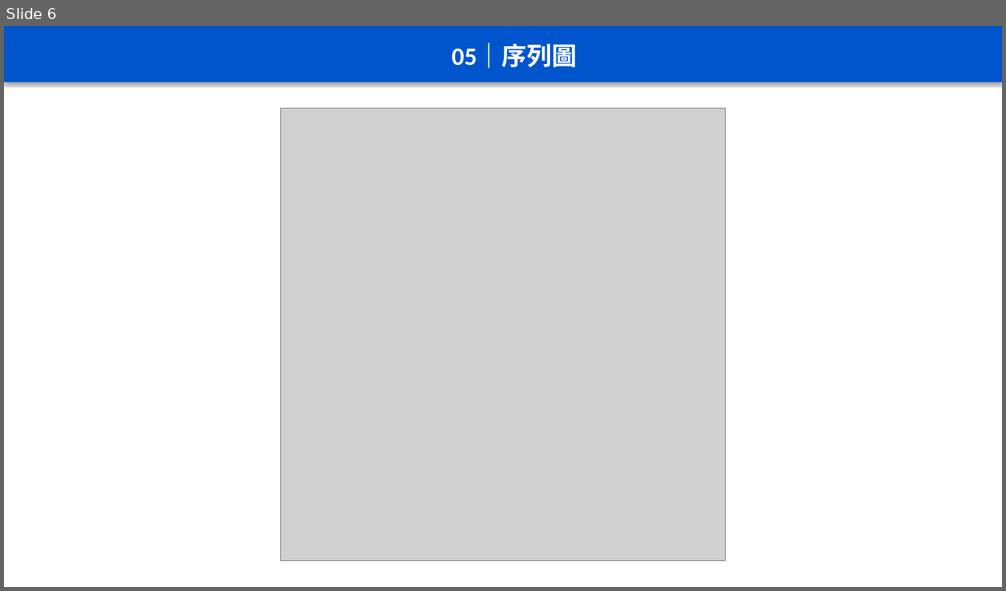
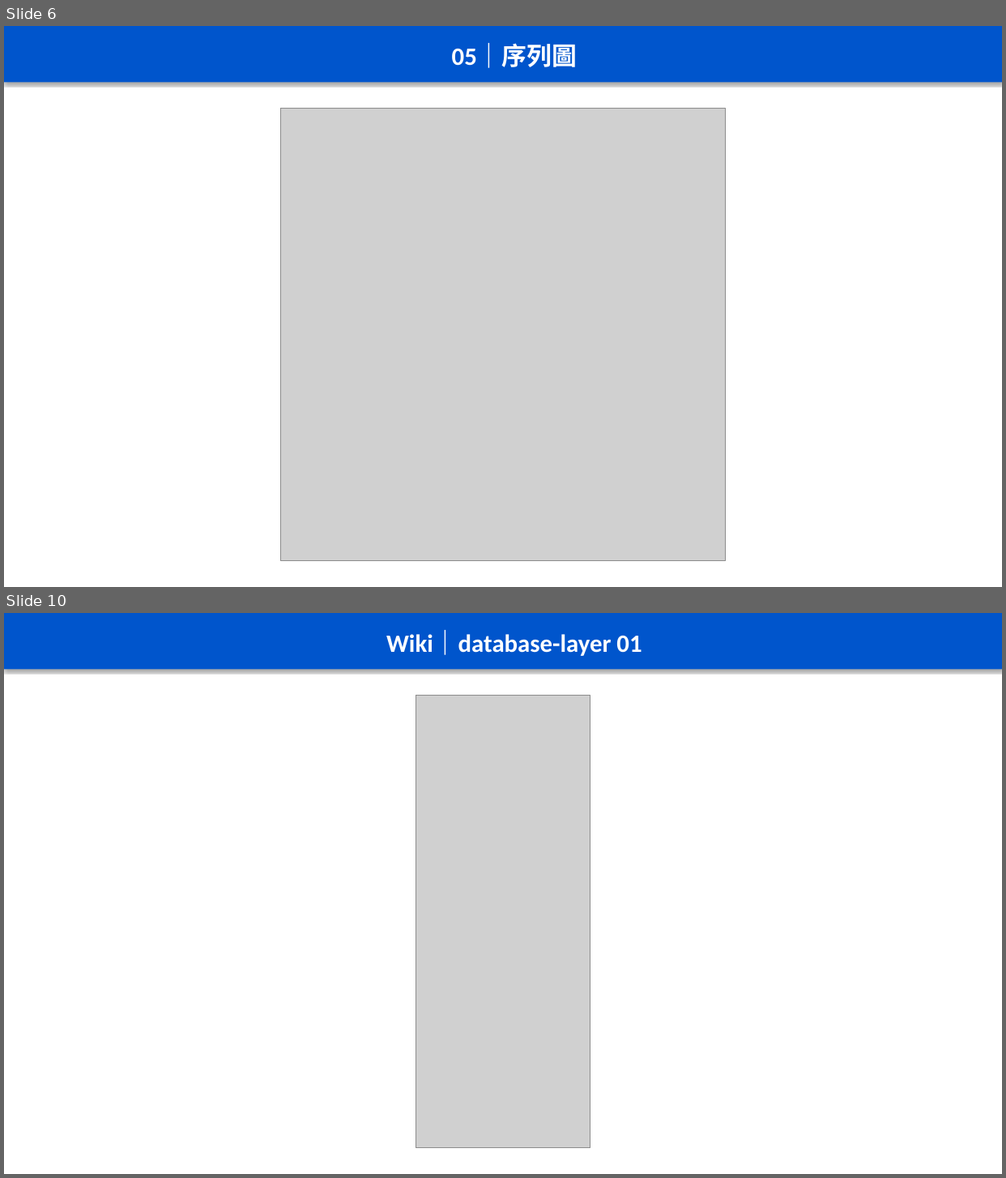
Before and after one commit to chenghyang2001/freelancer-dashboard, a slide deck: mermaid/20260618-freelancer-dashboard/freelancer-dashboard-架構圖表合輯.pptx. Shown one above the other, each under a label of ours: slide 6 before the commit, slides 6 and 10 after it; the slides between them are not shown. The pictures are 1006x591 and 1006x1178 pixels, drawn with LibreOffice and Linux fonts; fonts in the diff are those of the drawing; grey boxes stand for pictures. Boxes give left, top, right and bottom in pixels: in the first picture for what was removed or moved away, otherwise in the second. Text is boxed around its words. In the diff, an @@ line names an element or a change of style, - is before the commit and + after.

```diff
--- a/mermaid/20260618-freelancer-dashboard/freelancer-dashboard-架構圖表合輯.pptx
+++ b/mermaid/20260618-freelancer-dashboard/freelancer-dashboard-架構圖表合輯.pptx
@@ slide 10 added at [4,613,1002,1174], background #FFFFFF @@
@@ rectangle added at [4,613,1002,669], fill #0055CC, 24 pt, text #FFFFFF, bold @@
+Wiki｜database-layer 01
@@ picture added at [415,696,590,1148] @@
```
Also in this commit, not shown: 1 slide changed, 8 other slides added, 17 other files.
